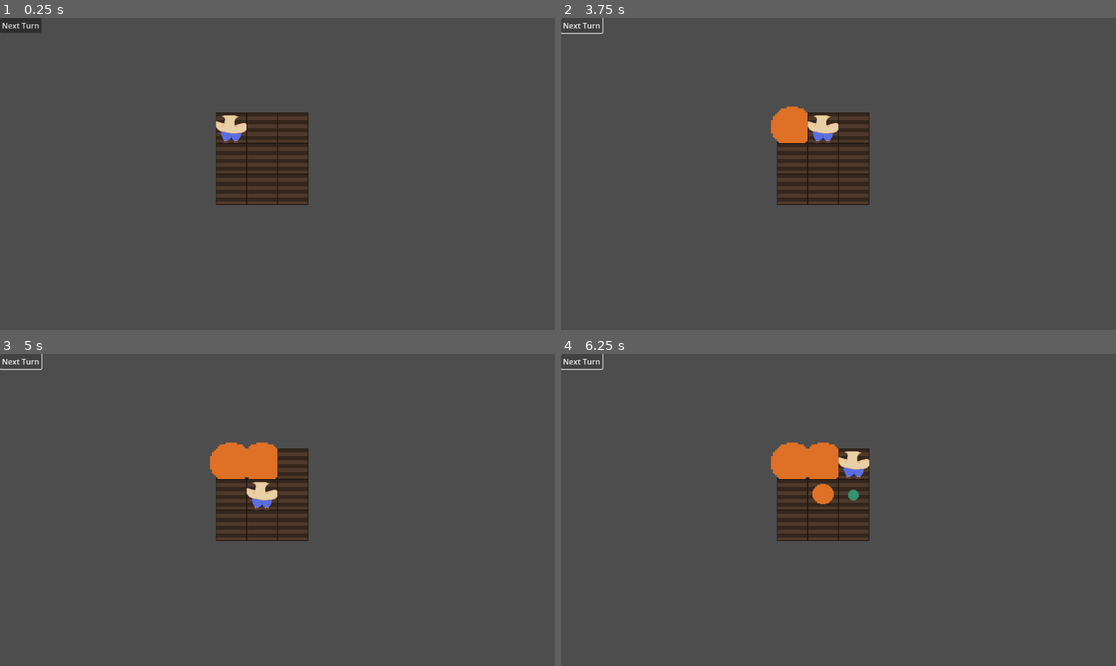
Above: before the commit, frames 1-4 (two rows, left to right).
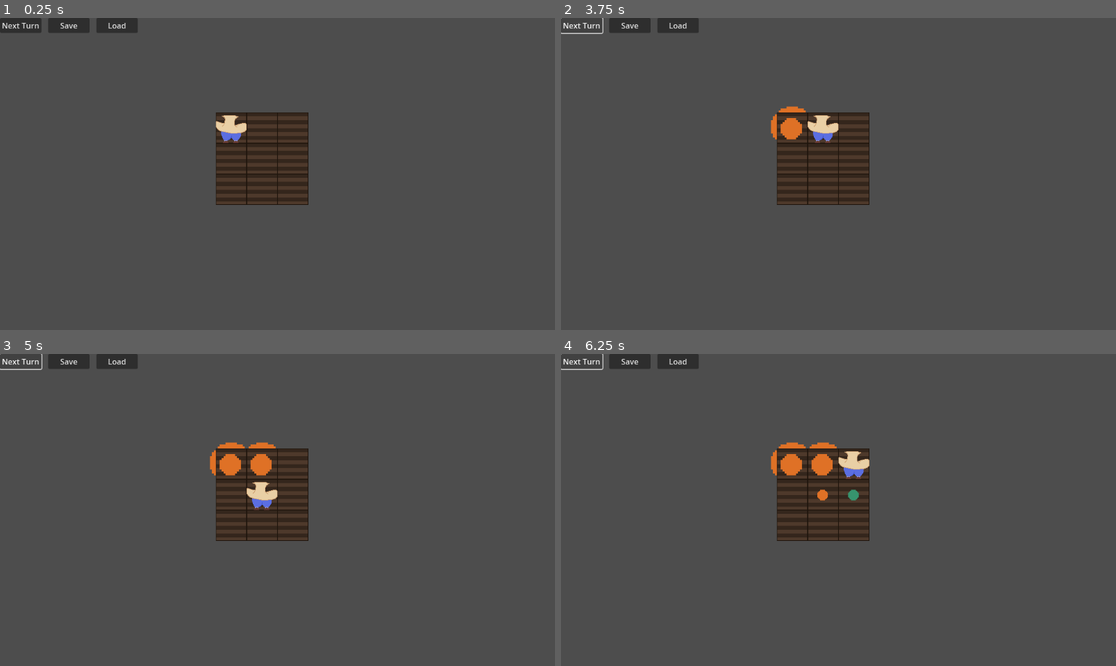
Above: after the commit, the same moments.

Repository: ZaneShan/CMPM-121-F
Game: Godot game, scene res://Main.tscn
Same seed, same stepped clock (60 frames per second), same inputs: the game is played once before the commit and once after it.
Inputs (mouse positions are in pixels of both pictures, inside the frame that each line leads up to):
- Up to frame 1 (0.25 s): no input
- Up to frame 2 (3.75 s): click (627, 24) at 0.5 s, where only the run after the commit has a clickable "Save"; click (677, 24) at 1.25 s, where only the run after the commit has a clickable "Load"; click "Next Turn" at 2 s; click "Next Turn" at 2.75 s; tap Enter (ui_accept) at 3.5 s; hold Right (ui_right) from 3.53 s (still down); hold E (harvest) from 3.53 s (still down)
- Up to frame 3 (5 s): tap Enter (ui_accept) at 3.77, 4.25, 4.52 s; release Right (ui_right) at 4.28 s; release E (harvest) at 4.28 s; hold Down (ui_down) from 4.28 s (still down); tap 1 (plant1) at 4.35 s
- Up to frame 4 (6.25 s): tap Enter (ui_accept) at 5, 5.75, 6.02 s; release Down (ui_down) at 5.03 s; hold Right (ui_right) 5.03-5.78 s; hold 2 (plant2) 5.03-5.78 s; hold Up (ui_up) from 5.78 s (still down); tap 3 (plant3) at 5.85 s

The runs differ from the first frame. In frame 1, 0.7% of the frame differs, in the area x 8-25%, y 0-5%; in frame 2, 1.0%; in frame 3, 1.4%; in frame 4, 1.5%, in the area x 8-51%, y 0-49%.

Commit message:
saving and loading implemented

Diff:
--- a/Main.gd
+++ b/Main.gd
@@ -24,8 +24,14 @@
 			plot.set_plots_array(plotsArray)  # Set the grid reference in each plot
 
 	# Connect the turn button
-	var button = $TurnButton
-	button.connect("pressed", Callable(self, "_on_turn_complete"))
+	var turn_button = $TurnButton
+	turn_button.connect("pressed", Callable(self, "_on_turn_complete"))
+
+	var save_button = $SaveButton
+	save_button.connect("pressed", Callable(self, "save"))
+
+	var load_button = $LoadButton
+	load_button.connect("pressed", Callable(self, "load"))
 
 	# Add the player
 	var player = preload("res://Player.tscn").instantiate()
@@ -46,6 +52,44 @@
 			plot.update_plot(plot)
 	check_level_complete()
 
+func save():
+	# Get the encoded grid data (PackedByteArray)
+	var encoded_data = Plot.encode_grid(plotsArray, self)
+
+	var file = FileAccess.open("user://grid_save.dat", FileAccess.WRITE)
+	if file == null:
+		print("Failed to open file for saving!")
+		return
+
+	# Write the packed byte array (TBS) to the file
+	file.store_buffer(encoded_data)
+
+	# Close the file after writing
+	file.close()
+
+	print("Grid data saved successfully!")
+
+func load():
+	# Create a File object
+	var file = FileAccess.open("user://grid_save.dat", FileAccess.READ)
+
+	# Open the file for reading (use the same path as in save function)
+	if file == null:
+		print("Failed to open file for loading!")
+		return
+
+	# Read the packed byte array from the file
+	var byte_array = file.get_buffer(file.get_length())
+
+	# Close the file after reading
+	file.close()
+
+	# Decode the grid data from the byte array
+	var decoded_grid = Plot.decode_grid(byte_array, self)
+
+	# Assign the decoded grid to your variable or use it as needed
+	print("Grid data loaded successfully!")
+
 # Check if level is complete
 func check_level_complete():
 	var grown_plants = 0
--- a/Main.tscn
+++ b/Main.tscn
@@ -9,6 +9,18 @@
 offset_right = 8.0
 offset_bottom = 8.0
 text = "Next Turn"
+
+[node name="SaveButton" type="Button" parent="."]
+offset_left = 100.0
+offset_right = 186.0
+offset_bottom = 31.0
+text = "Save"
+
+[node name="LoadButton" type="Button" parent="."]
+offset_left = 200.0
+offset_right = 286.0
+offset_bottom = 31.0
+text = "Load"
 
 [node name="LevelCompleteLabel" type="Label" parent="."]
 top_level = true
@@ -24,3 +36,5 @@
 vertical_alignment = 2
 
 [connection signal="pressed" from="TurnButton" to="." method="_on_turn_button_pressed"]
+[connection signal="pressed" from="SaveButton" to="." method="_on_turn_button_pressed"]
+[connection signal="pressed" from="LoadButton" to="." method="_on_turn_button_pressed"]
